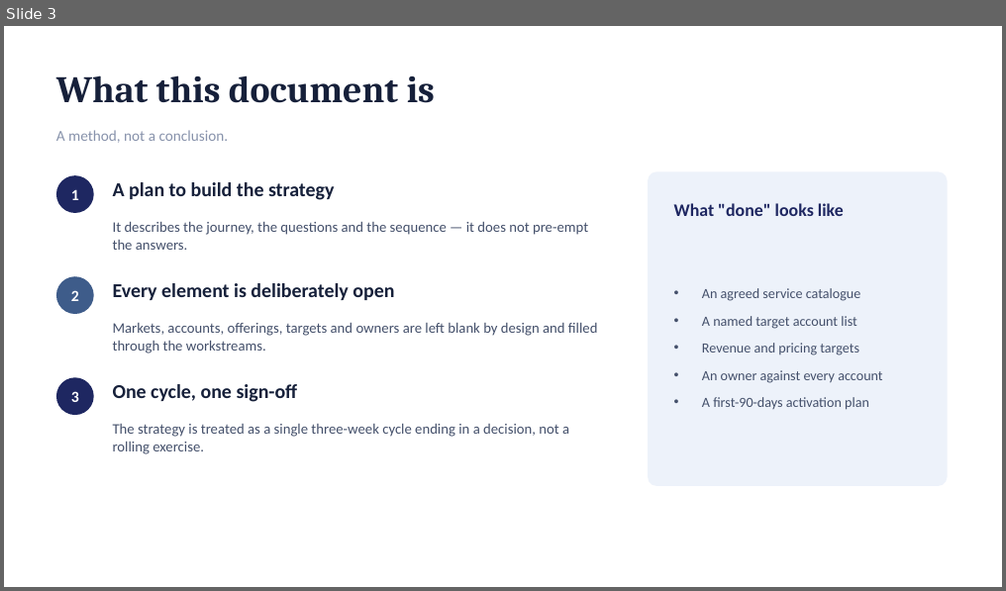
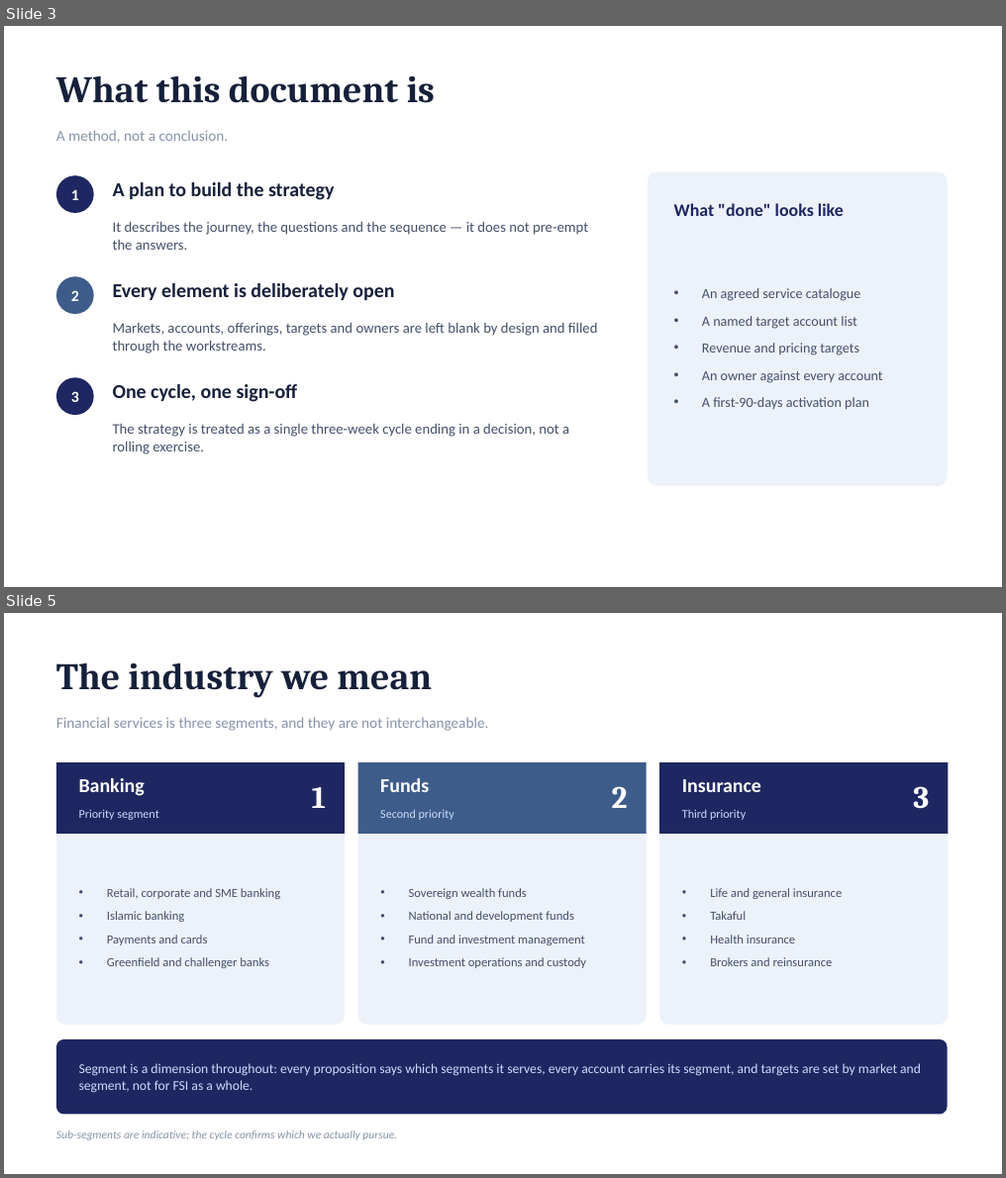
Before and after one commit to dhajjar-cyber/bae, a slide deck: FSI strategy/EAIND-FSI-Strategy-Development-Plan.pptx. Shown one above the other, each under a label of ours: slide 3 before the commit, slides 3 and 5 after it; the slides between them are not shown. The pictures are 1006x591 and 1006x1178 pixels, drawn with LibreOffice and Linux fonts; fonts in the diff are those of the drawing. Boxes give left, top, right and bottom in pixels: in the first picture for what was removed or moved away, otherwise in the second. Text is boxed around its words. In the diff, an @@ line names an element or a change of style, - is before the commit and + after.

```diff
--- a/FSI strategy/EAIND-FSI-Strategy-Development-Plan.pptx
+++ b/FSI strategy/EAIND-FSI-Strategy-Development-Plan.pptx
@@ slide 5 added at [4,613,1002,1174], background #FFFFFF @@
@@ text added at [56,663,432,698], 36 pt, text #16203A, bold @@
+The industry we mean
@@ text added at [56,717,489,731], 14.5 pt, text #8792AB @@
+Financial services is three segments, and they are not interchangeable.
@@ rounded rectangle added at [56,762,345,1025], fill #EDF2FA @@
@@ rectangle added at [56,762,345,834], fill #1E2761 @@
@@ text added at [79,778,145,796], 19 pt, text #FFFFFF, bold @@
+Banking
@@ text added at [312,787,326,808], 30 pt, text #FFFFFF, bold @@
+1
@@ rounded rectangle added at [358,762,647,1025], fill #EDF2FA @@
@@ rectangle added at [358,762,647,834], fill #3E5C8A @@
@@ text added at [380,778,429,792], 19 pt, text #FFFFFF, bold @@
+Funds
@@ text added at [612,786,628,808], 30 pt, text #FFFFFF, bold @@
+2
@@ rounded rectangle added at [659,762,948,1025], fill #EDF2FA @@
@@ rectangle added at [659,762,948,834], fill #1E2761 @@
@@ text added at [682,779,761,792], 19 pt, text #FFFFFF, bold @@
+Insurance
@@ text added at [913,786,929,809], 30 pt, text #FFFFFF, bold @@
+3
@@ text added at [79,810,158,820], 11.5 pt, text #CADCFC @@
+Priority segment
@@ text added at [380,809,454,820], 11.5 pt, text #CADCFC @@
+Second priority
@@ text added at [682,809,746,820], 11.5 pt, text #CADCFC @@
+Third priority
@@ text added at [107,888,280,968], 12 pt, text #44506B @@
+• Retail, corporate and SME banking
+• Islamic banking
+• Payments and cards
+• Greenfield and challenger banks
@@ text added at [409,888,586,968], 12 pt, text #44506B @@
+• Sovereign wealth funds
+• National and development funds
+• Fund and investment management
+• Investment operations and custody
@@ text added at [710,888,842,966], 12 pt, text #44506B @@
+• Life and general insurance
+• Takaful
+• Health insurance
+• Brokers and reinsurance
@@ rounded rectangle added at [56,1040,947,1115], fill #1E2761 @@
@@ text added at [79,1063,921,1093], 13 pt, text #CADCFC @@
+Segment is a dimension throughout: every proposition says which segments it serves, every account carries its segment, and targets are set by market and segment, not for FSI as a whole.
@@ text added at [56,1131,397,1141], 11 pt, text #8792AB, italic @@
+Sub-segments are indicative; the cycle confirms which we actually pursue.
```
Also in this commit, not shown: 11 slides changed, 2 other slides added, 1 slide removed, 2 other files.
